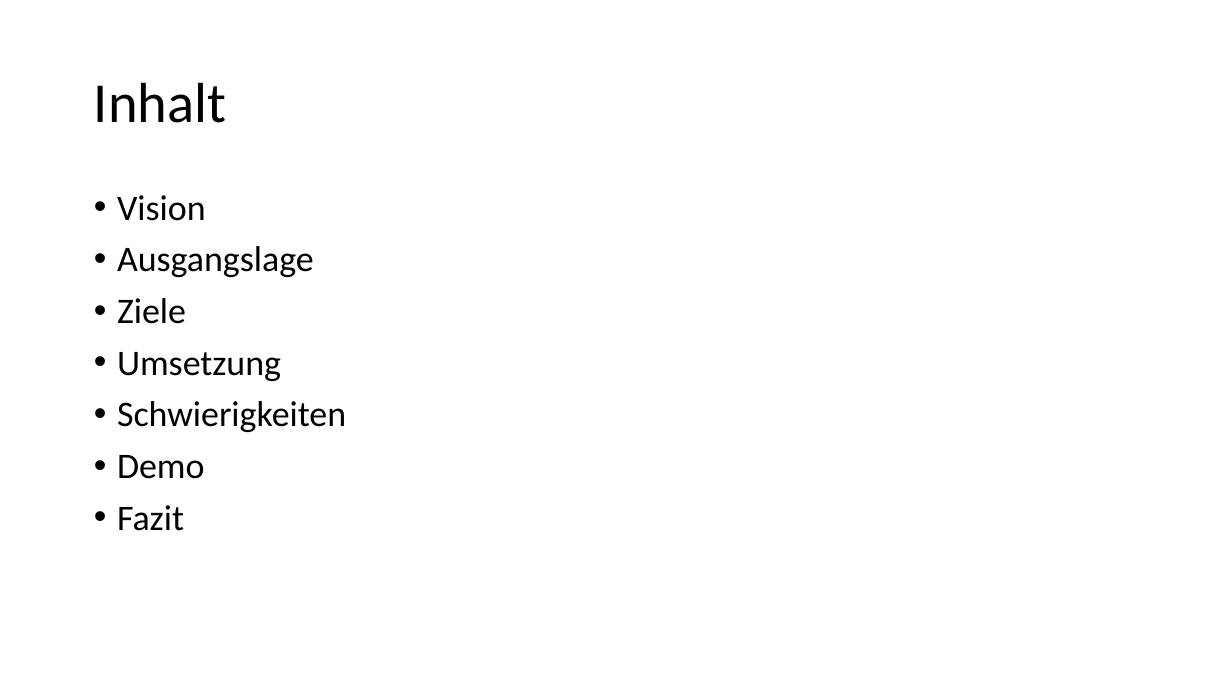
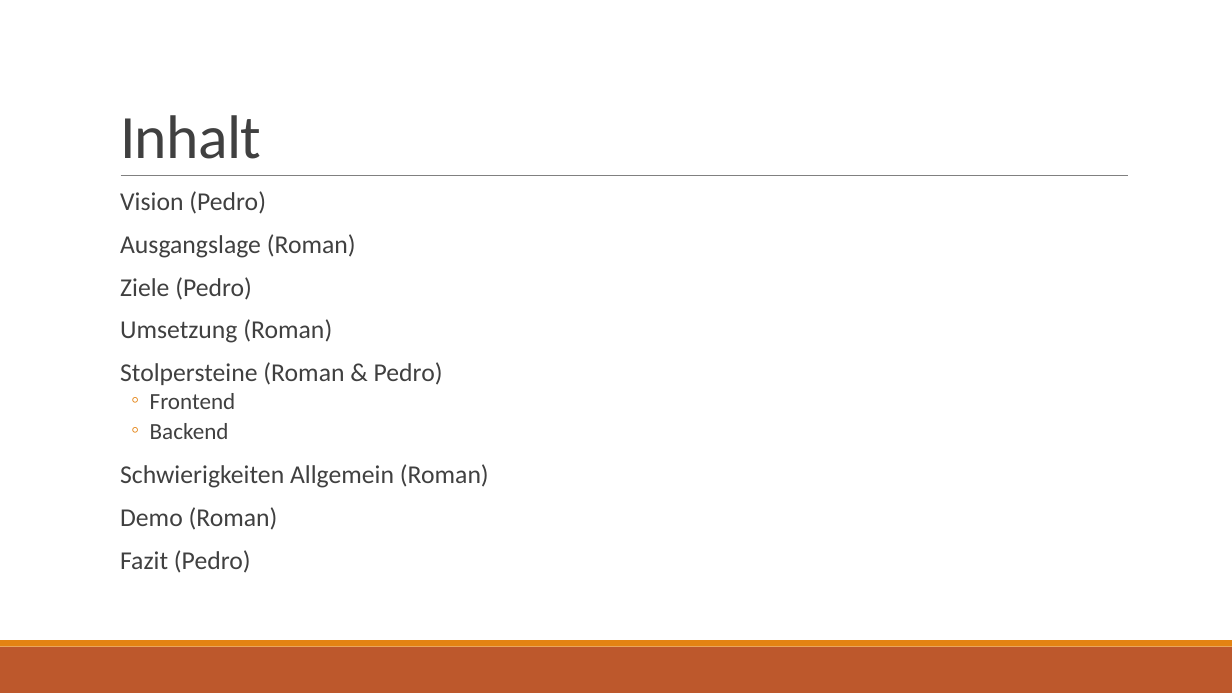
Before and after one commit to HolzbaumStudios/CookBook, a slide deck: slide 2 of Docs/Präsentation_Kochbuch.pptx. Drawn at 1232x693 pixels with LibreOffice and Linux fonts; fonts in the diff are those of the drawing. Boxes give left, top, right and bottom in pixels: in the first picture for what was removed or moved away, otherwise in the second. Text is boxed around its words. In the diff, an @@ line names an element or a change of style, - is before the commit and + after.

Commit message:
Praesentation
+ Teil Roman Präsi

```diff
--- a/Docs/Präsentation_Kochbuch.pptx
+++ b/Docs/Präsentation_Kochbuch.pptx
@@ title "Inhalt": place and size @@
-title "Inhalt" at (94,82,226,123)
+title "Inhalt" at (120,115,261,159)
@@ title "Inhalt" at (120,115,261,159): size 44 to 48 pt, text colour #000000 to #404040, letter spacing 0 to -0.5 pt; line spacing 0.9 to 0.85; vertical alignment middle to bottom @@
@@ line added from (121, 176) to (1128, 176), #808080 0.5 pt @@
@@ text at (120,191,489,573): text changed; size 28 to 20 pt; text colour #000000 to #404040 @@
-• Vision
-• Ausgangslage
-• Ziele
-• Umsetzung
-• Schwierigkeiten
-• Demo
-• Fazit
+  Vision (Pedro)
+  Ausgangslage (Roman)
+  Ziele (Pedro)
+  Umsetzung (Roman)
+  Stolpersteine (Roman & Pedro)
+  ◦ Frontend
+  ◦ Backend
+  Schwierigkeiten Allgemein (Roman)
+  Demo (Roman)
+  Fazit (Pedro)
@@ rectangle added at (0,647,1232,693), fill #BD582C @@
@@ rectangle added at (0,640,1232,647), fill #E48312 @@
```
Also in this commit, not shown: 1 other slide changed, 13 slides added, 2 other files.
